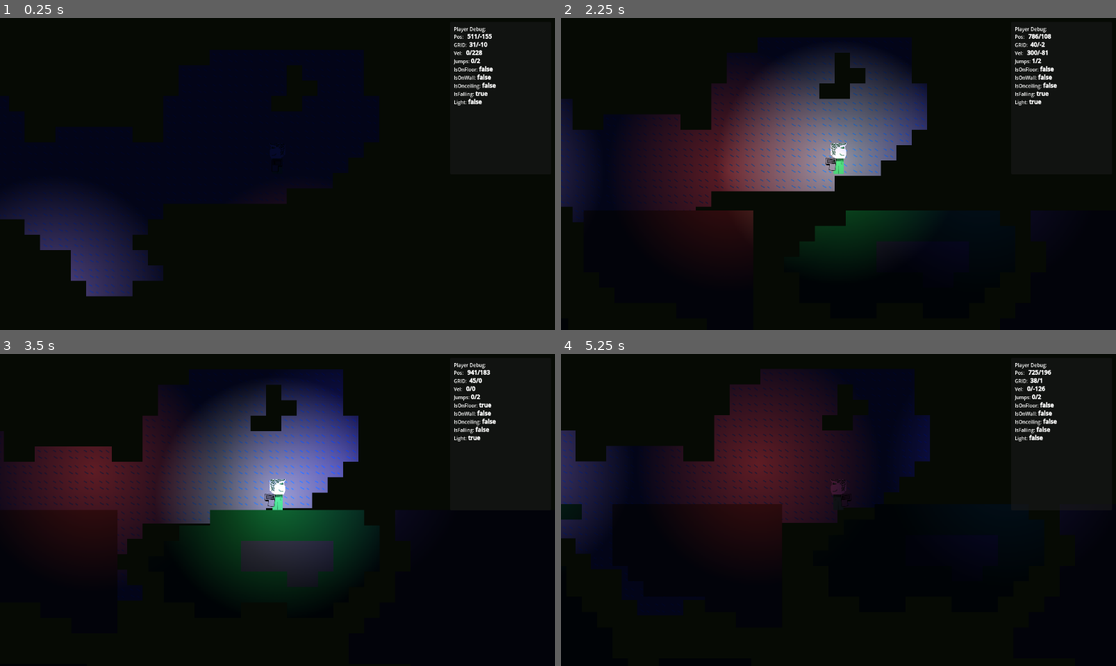
Above: before the commit, frames 1-4 (two rows, left to right).
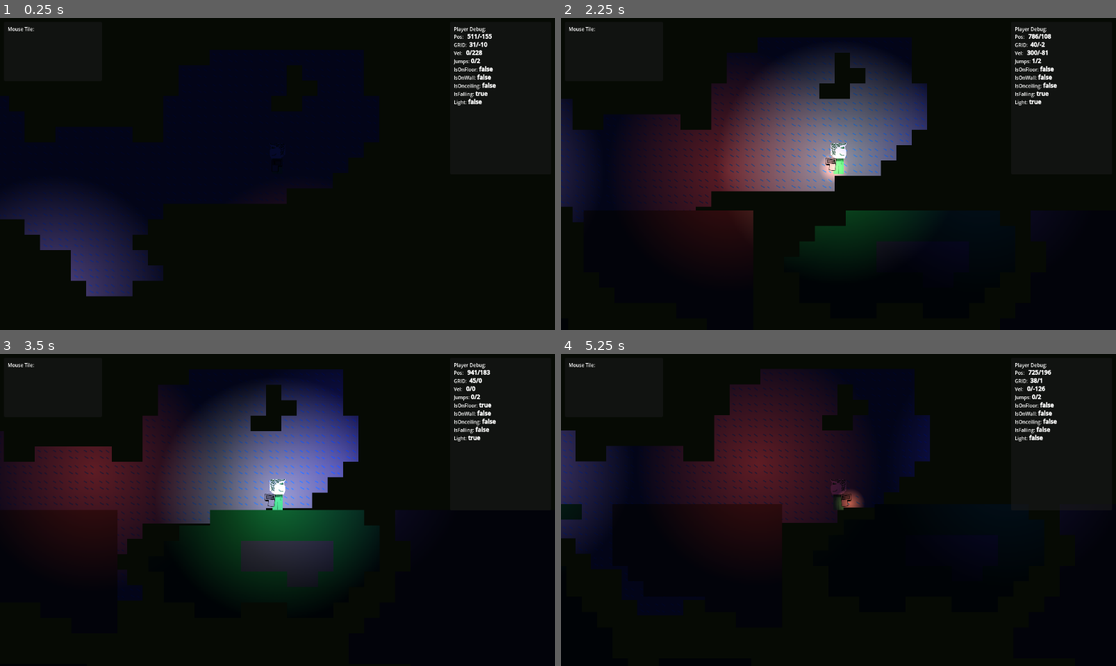
Above: after the commit, the same moments.

Repository: revooms/galant
Game: Godot game, scene res://scenes/main.tscn
Same seed, same stepped clock (60 frames per second), same inputs: the game is played once before the commit and once after it.
Inputs (mouse positions are in pixels of both pictures, inside the frame that each line leads up to):
- Up to frame 1 (0.25 s): no input
- Up to frame 2 (2.25 s): tap Enter at 0.5 s; move the mouse to (960, 158) at 0.52 s; hold D (right) 0.53-1.25 s; hold Right mouse button (secondary_action) 0.53-1.25 s; click (960, 158) at 0.67 s; tap Space (jump) at 0.77 s; drag from (727, 189) to (810, 236) at 1.27 s; move the mouse to (894, 105) at 2.02 s; hold D (right) from 2.03 s (still down); hold Right mouse button (secondary_action) from 2.03 s (still down); tap L (toggle_light) at 2.1 s; click (894, 105) at 2.17 s
- Up to frame 3 (3.5 s): release D (right) at 2.75 s; release Right mouse button (secondary_action) at 2.75 s; drag from (249, 572) to (111, 463) at 2.77 s
- Up to frame 4 (5.25 s): move the mouse to (1005, 556) at 3.52 s; hold A (left) 3.53-4.25 s; hold Right mouse button (secondary_action) 3.53-4.25 s; click (1005, 556) at 3.67 s; tap Space (jump) at 3.77 s; drag from (672, 463) to (755, 432) at 4.27 s; move the mouse to (866, 510) at 5.02 s; hold S (down) from 5.03 s (still down); hold Right mouse button (secondary_action) from 5.03 s (still down); tap L (toggle_light) at 5.1 s; click (866, 510) at 5.17 s

The runs differ from the first frame. In frame 1, less than 0.1% of the frame differs, in the area x 1-7%, y 2-5%; in frame 2, 0.3%, in the area x 1-52%, y 2-53%; in frame 3, less than 0.1%; in frame 4, 0.3%.

Commit message:
Add Mouse tile debug

Diff:
--- a/prefabs/player/player.gd
+++ b/prefabs/player/player.gd
@@ -10,10 +10,12 @@
 var is_light_on: bool = false
 var direction: int = 1
 var number_of_jumps = 0
+var tilemap_layer_ground
 
 @onready var point_light_2d: PointLight2D = $PointLight2D
 
 func _ready() -> void:
+	tilemap_layer_ground = get_tree().get_first_node_in_group("tilemaplayers")
 	setLight(false)
 
 func setLight(state: bool) -> void:
@@ -27,6 +29,10 @@
 	setLight(!is_light_on)
 
 func _process(_delta) -> void:
+	# Handle mouse cursor
+	if Engine.is_editor_hint():
+		return # nicht im Editor ausführen
+
 	debug()
 
 func _physics_process(delta: float) -> void:
@@ -48,10 +54,14 @@
 
 	# Handle jetpack
 	if Input.is_action_pressed("secondary_action"):
-		%PlayerBody.get_child(0).get_child(0).emitting = true
+		%PlayerBody.get_child(0).get_node("GPUParticles2D").emitting = true
+		# %PlayerBody.get_child(0).get_node("AudioStreamPlayer2D").emitting = true
+		%PlayerBody.get_child(0).get_node("PointLight2D").enabled = true
 		velocity.y = lerpf(velocity.y, JETPACK_VELOCITY, delta * 0.001 + 0.2)
 	else:
-		%PlayerBody.get_child(0).get_child(0).emitting = false
+		%PlayerBody.get_child(0).get_node("GPUParticles2D").emitting = false
+		# %PlayerBody.get_child(0).get_node("AudioStreamPlayer2D").emitting = false
+		%PlayerBody.get_child(0).get_node("PointLight2D").enabled = false
 
 	# Handle light
 	if Input.is_action_just_pressed("toggle_light"):
@@ -80,13 +90,12 @@
 	move_and_slide()
 
 func getPositionOnTileMapLayer(player: Player, layer: TileMapLayer) -> Vector2i:
-	var grid_position_adjust = Vector2i(0,1)
+	var grid_position_adjust = Vector2i(0, 1)
 	var tile_coords = layer.local_to_map(layer.to_local(player.global_position)) + grid_position_adjust
 	return tile_coords
 
-
 func debug() -> void:
-	var position_on_tilemaplayer := self.getPositionOnTileMapLayer(self, get_tree().get_first_node_in_group("tilemaplayers"))
+	var position_on_tilemaplayer := self.getPositionOnTileMapLayer(self, tilemap_layer_ground)
 	var msg := "Player Debug:"
 	msg += "\nPos:   [b]%d/%d[/b]" % [self.position.x, self.position.y]
 	msg += "\nGRID:  [b]%d/%d[/b]" % [position_on_tilemaplayer.x, position_on_tilemaplayer.y]
@@ -97,5 +106,4 @@
 	msg += "\nIsOnceiling: [b]%s[/b]" % [str(is_on_ceiling())]
 	msg += "\nIsFalling: [b]%s[/b]" % [str(is_falling)]
 	msg += "\nLight: [b]%s[/b]" % str(is_light_on)
-
-	%RichTextLabel.text = msg
+	%PlayerDebugLabel.text = msg
--- a/prefabs/player/player.tscn
+++ b/prefabs/player/player.tscn
@@ -66,6 +66,14 @@
 trail_lifetime = 4.72
 process_material = ExtResource("6_iylwk")
 
+[node name="AudioStreamPlayer2D" type="AudioStreamPlayer2D" parent="PlayerBody/Jetpack"]
+
+[node name="PointLight2D" type="PointLight2D" parent="PlayerBody/Jetpack"]
+position = Vector2(28, 24)
+color = Color(0.608243, 0.301945, 0.174904, 1)
+energy = 2.0
+texture = ExtResource("4_lvxji")
+
 [node name="UI" type="CanvasLayer" parent="."]
 
 [node name="MarginContainer" type="MarginContainer" parent="UI"]
@@ -95,7 +103,7 @@
 theme_override_constants/margin_right = 8
 theme_override_constants/margin_bottom = 8
 
-[node name="RichTextLabel" type="RichTextLabel" parent="UI/MarginContainer/DebugPanel/MarginContainer"]
+[node name="PlayerDebugLabel" type="RichTextLabel" parent="UI/MarginContainer/DebugPanel/MarginContainer"]
 unique_name_in_owner = true
 layout_mode = 2
 theme_override_font_sizes/normal_font_size = 10
--- a/scenes/main.gd
+++ b/scenes/main.gd
@@ -3,30 +3,58 @@
 const fade_steps = 50.0
 const fade_timer = 0.02
 
-@export var load_scene: PackedScene
+var tilemap_layer_ground
+var mouse_debug_label
 
 @onready var black_fade_screen: ColorRect = $UI/BlackFadeScreen
 
 # Called when the node enters the scene tree for the first time.
 func _ready() -> void:
-	# fadeIn()
+	tilemap_layer_ground = get_tree().get_first_node_in_group("tilemaplayers")
+	mouse_debug_label = %MouseDebugLabel
+	fadeIn()
 	# await get_tree().create_timer(5).timeout
-	fadeOut()
+	# fadeOut()
 	# loadScene()
 	# load_scene_async(load_scene.resource_path)
 	pass
 
-func loadScene() -> void:
-	get_tree().change_scene_to_packed(load_scene)
+func _process(_delta) -> void:
+	# Handle mouse cursor
+	if Engine.is_editor_hint():
+		return # nicht im Editor ausführen
 
-func load_scene_async(path: String) -> void:
-	var _loader := ResourceLoader.load_threaded_request(path)
-	while ResourceLoader.load_threaded_get_status(path) == ResourceLoader.THREAD_LOAD_IN_PROGRESS:
-		await get_tree().process_frame
-	var scene := ResourceLoader.load_threaded_get(path)
-	if scene:
-		var inst = scene.instantiate()
-		add_child(inst)
+	debugMouseTile()
+
+# func loadScene() -> void:
+# 	get_tree().change_scene_to_packed(load_scene)
+
+# func load_scene_async(path: String) -> void:
+# 	var _loader := ResourceLoader.load_threaded_request(path)
+# 	while ResourceLoader.load_threaded_get_status(path) == ResourceLoader.THREAD_LOAD_IN_PROGRESS:
+# 		await get_tree().process_frame
+# 	var scene := ResourceLoader.load_threaded_get(path)
+# 	if scene:
+# 		var inst = scene.instantiate()
+# 		add_child(inst)
+
+func getMouseOverTile() -> Vector2i:
+	var world_pos = get_global_mouse_position()
+	var tile_coords: Vector2i
+	if tilemap_layer_ground:
+		var local_pos = tilemap_layer_ground.to_local(world_pos)
+		tile_coords = tilemap_layer_ground.local_to_map(local_pos)
+
+	return tile_coords
+
+func debugMouseTile() -> void:
+	var mt = getMouseOverTile()
+	var msg := "Mouse Tile:"
+	var tile = tilemap_layer_ground.get_cell_tile_data(mt)
+	if tile:
+		msg += "\nMouseTile: [b]%d/%d[/b]" % [mt.x, mt.y]
+		msg += "\nTileData:  [b]%s[/b]" % [str(tile)]
+	mouse_debug_label.text = msg
 
 func fadeIn() -> void:
 	# Von Alpha 1.0 → 0.0 (sichtbar → unsichtbar)
--- a/scenes/main.tscn
+++ b/scenes/main.tscn
@@ -1,7 +1,8 @@
-[gd_scene load_steps=6 format=3 uid="uid://wbgecavwkgks"]
+[gd_scene load_steps=7 format=3 uid="uid://wbgecavwkgks"]
 
 [ext_resource type="Script" uid="uid://c1nrekjj2h3gt" path="res://scenes/main.gd" id="1_o5qli"]
 [ext_resource type="PackedScene" uid="uid://cc4gjvu4yf2g2" path="res://world/playground.tscn" id="1_sugp2"]
+[ext_resource type="Script" uid="uid://bxwepqnh68ob2" path="res://scenes/ui.gd" id="3_sugp2"]
 
 [sub_resource type="Gradient" id="Gradient_o5qli"]
 colors = PackedColorArray(0, 0, 0, 1, 0.345413, 0.290177, 0.462402, 1)
@@ -20,14 +21,14 @@
 
 [node name="Main" type="Node2D"]
 script = ExtResource("1_o5qli")
-load_scene = ExtResource("1_sugp2")
 
 [node name="World" type="Node2D" parent="."]
 
 [node name="UI" type="CanvasLayer" parent="."]
-visible = false
+script = ExtResource("3_sugp2")
 
 [node name="BlackFadeScreen" type="ColorRect" parent="UI"]
+visible = false
 z_index = 100
 anchors_preset = 15
 anchor_right = 1.0
@@ -38,6 +39,7 @@
 color = Color(0, 0, 0, 0)
 
 [node name="TextureRect" type="TextureRect" parent="UI"]
+visible = false
 anchors_preset = 15
 anchor_right = 1.0
 anchor_bottom = 1.0
@@ -48,6 +50,7 @@
 stretch_mode = 6
 
 [node name="MarginContainer" type="MarginContainer" parent="UI"]
+visible = false
 anchors_preset = 15
 anchor_right = 1.0
 anchor_bottom = 1.0
@@ -85,4 +88,46 @@
 horizontal_alignment = 1
 vertical_alignment = 1
 
+[node name="Control" type="Control" parent="UI"]
+custom_minimum_size = Vector2(220, 0)
+layout_mode = 3
+anchors_preset = 0
+offset_right = 220.0
+offset_bottom = 139.0
+
+[node name="MarginContainer" type="MarginContainer" parent="UI/Control"]
+layout_mode = 1
+anchors_preset = 15
+anchor_right = 1.0
+anchor_bottom = 1.0
+grow_horizontal = 2
+grow_vertical = 2
+theme_override_constants/margin_left = 8
+theme_override_constants/margin_top = 8
+theme_override_constants/margin_right = 8
+theme_override_constants/margin_bottom = 8
+
+[node name="Panel" type="Panel" parent="UI/Control/MarginContainer"]
+layout_mode = 2
+
+[node name="MarginContainer" type="MarginContainer" parent="UI/Control/MarginContainer/Panel"]
+layout_mode = 1
+anchors_preset = 15
+anchor_right = 1.0
+anchor_bottom = 1.0
+grow_horizontal = 2
+grow_vertical = 2
+theme_override_constants/margin_left = 8
+theme_override_constants/margin_top = 8
+theme_override_constants/margin_right = 8
+theme_override_constants/margin_bottom = 8
+
+[node name="MouseDebugLabel" type="RichTextLabel" parent="UI/Control/MarginContainer/Panel/MarginContainer"]
+unique_name_in_owner = true
+layout_mode = 2
+theme_override_font_sizes/normal_font_size = 10
+theme_override_font_sizes/bold_font_size = 12
+bbcode_enabled = true
+text = "[b]Mouse Tile[/b]"
+
 [node name="Playground" parent="." instance=ExtResource("1_sugp2")]
--- /dev/null
+++ b/scenes/ui.gd
@@ -0,0 +1,11 @@
+extends CanvasLayer
+
+# Called when the node enters the scene tree for the first time.
+func _ready() -> void:
+	pass
+
+# Called every frame. 'delta' is the elapsed time since the previous frame.
+func _process(_delta) -> void:
+	# Handle mouse cursor
+	if Engine.is_editor_hint():
+		return # nicht im Editor ausführen
Not shown, changed: addons/brombeer.Galant/autoload/game.gd
Not shown, added: scenes/ui.gd.uid
